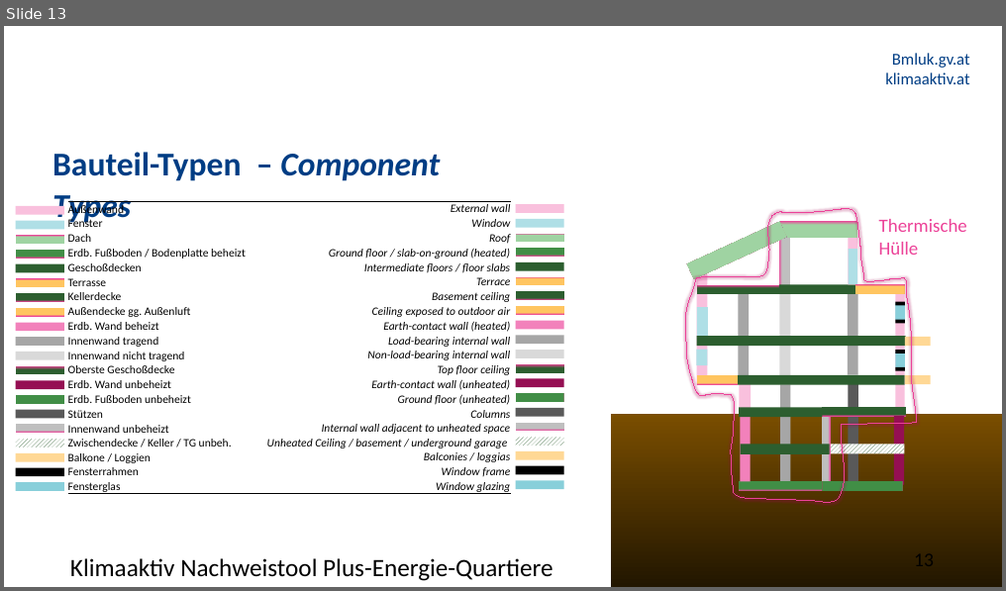
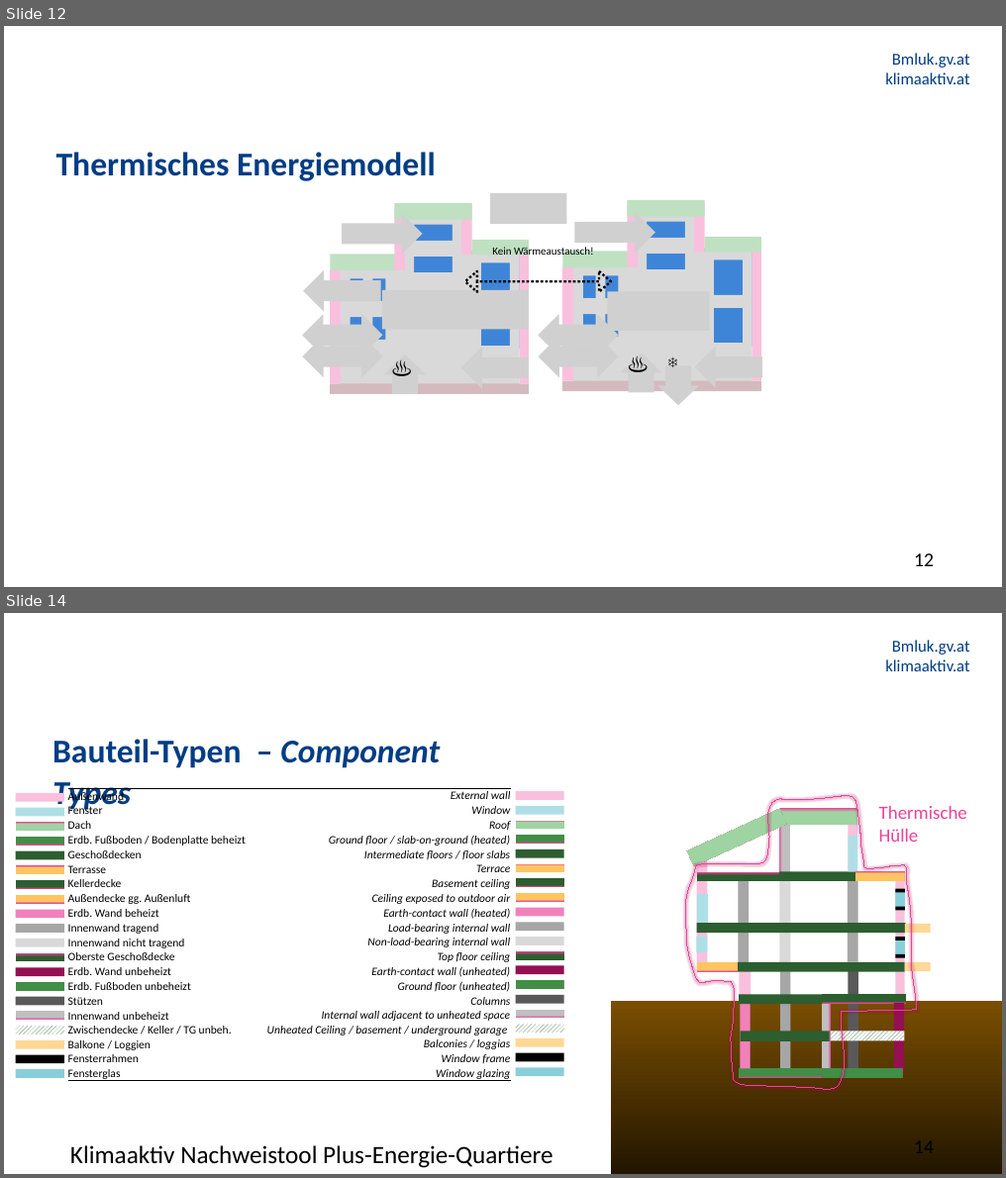
Before and after one commit to simonschaluppe/peexcel, a slide deck: docs/PEQ Nachweistool 2026-10-14.pptx. Shown one above the other, each under a label of ours: slide 13 before the commit, slides 12 and 14 after it; the slides between them are not shown. The pictures are 1006x591 and 1006x1178 pixels, drawn with LibreOffice and Linux fonts; fonts in the diff are those of the drawing; grey boxes stand for pictures; background and template pictures are left out. Boxes give left, top, right and bottom in pixels: in the first picture for what was removed or moved away, otherwise in the second. Text is boxed around its words. In the diff, an @@ line names an element or a change of style, - is before the commit and + after.

```diff
--- a/docs/PEQ Nachweistool 2026-10-14.pptx
+++ b/docs/PEQ Nachweistool 2026-10-14.pptx
@@ slide 12 added at (x1=4, y1=26, x2=1002, y2=587), background #FFFFFF; not listed: 1 template element that a slide beside it also shows @@
@@ title added at (x1=56, y1=152, x2=436, y2=181), 32 pt, text #003D84, bold @@
+Thermisches Energiemodell
@@ group added at (x1=330, y1=203, x2=529, y2=394): 13 rectangles, 1 freeform shape @@
@@ picture added at (x1=491, y1=193, x2=567, y2=224) @@
@@ group added at (x1=562, y1=200, x2=761, y2=391): 13 rectangles, 1 freeform shape @@
@@ picture added at (x1=342, y1=213, x2=423, y2=255) @@
@@ picture added at (x1=574, y1=212, x2=655, y2=254) @@
@@ text added at (x1=492, y1=246, x2=594, y2=258), 10.5 pt, text #000000 @@
+Kein Wärmeaustausch!
@@ picture added at (x1=303, y1=271, x2=381, y2=312) @@
@@ picture added at (x1=382, y1=290, x2=529, y2=329) @@
@@ rectangle added at (x1=395, y1=282, x2=469, y2=350), fill #D9D9D9 @@
@@ up down arrow added at (x1=465, y1=272, x2=612, y2=292), outline #000000 2.25 pt dashed @@
@@ picture added at (x1=607, y1=291, x2=709, y2=331) @@
@@ rectangle added at (x1=629, y1=276, x2=703, y2=344), fill #D9D9D9 @@
@@ picture added at (x1=302, y1=314, x2=382, y2=356) @@
@@ picture added at (x1=538, y1=314, x2=618, y2=356) @@
@@ picture added at (x1=303, y1=336, x2=383, y2=377) @@
@@ text added at (x1=385, y1=352, x2=460, y2=381), 18 pt, text #000000 @@
+♨️
@@ picture added at (x1=461, y1=347, x2=529, y2=389) @@
@@ picture added at (x1=539, y1=336, x2=619, y2=377) @@
@@ text added at (x1=621, y1=348, x2=696, y2=377), 18 pt, text #000000 @@
+♨️
@@ text added at (x1=660, y1=350, x2=714, y2=375), 14 pt, text #000000 @@
+❄️
@@ picture added at (x1=695, y1=347, x2=762, y2=388) @@
@@ picture added at (x1=384, y1=355, x2=426, y2=394) @@
@@ picture added at (x1=621, y1=354, x2=662, y2=393) @@
@@ picture added at (x1=657, y1=367, x2=699, y2=406) @@
@@ page number added at (x1=914, y1=554, x2=934, y2=567), 18.7 pt, text #000000 @@
+12
@@ what was slide 13 is now slide 14 @@
@@ page number at (x1=914, y1=1142, x2=934, y2=1154): text changed @@
-13
+14
```
Also in this commit, not shown: 12 slides changed, 4 other files.
